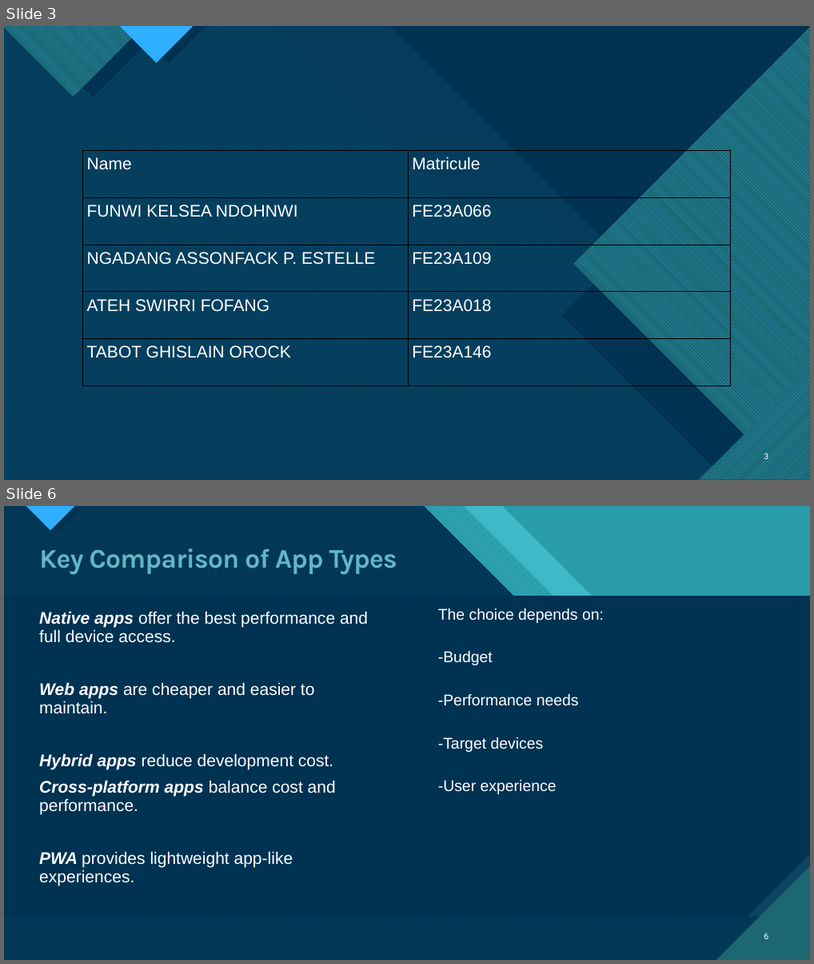
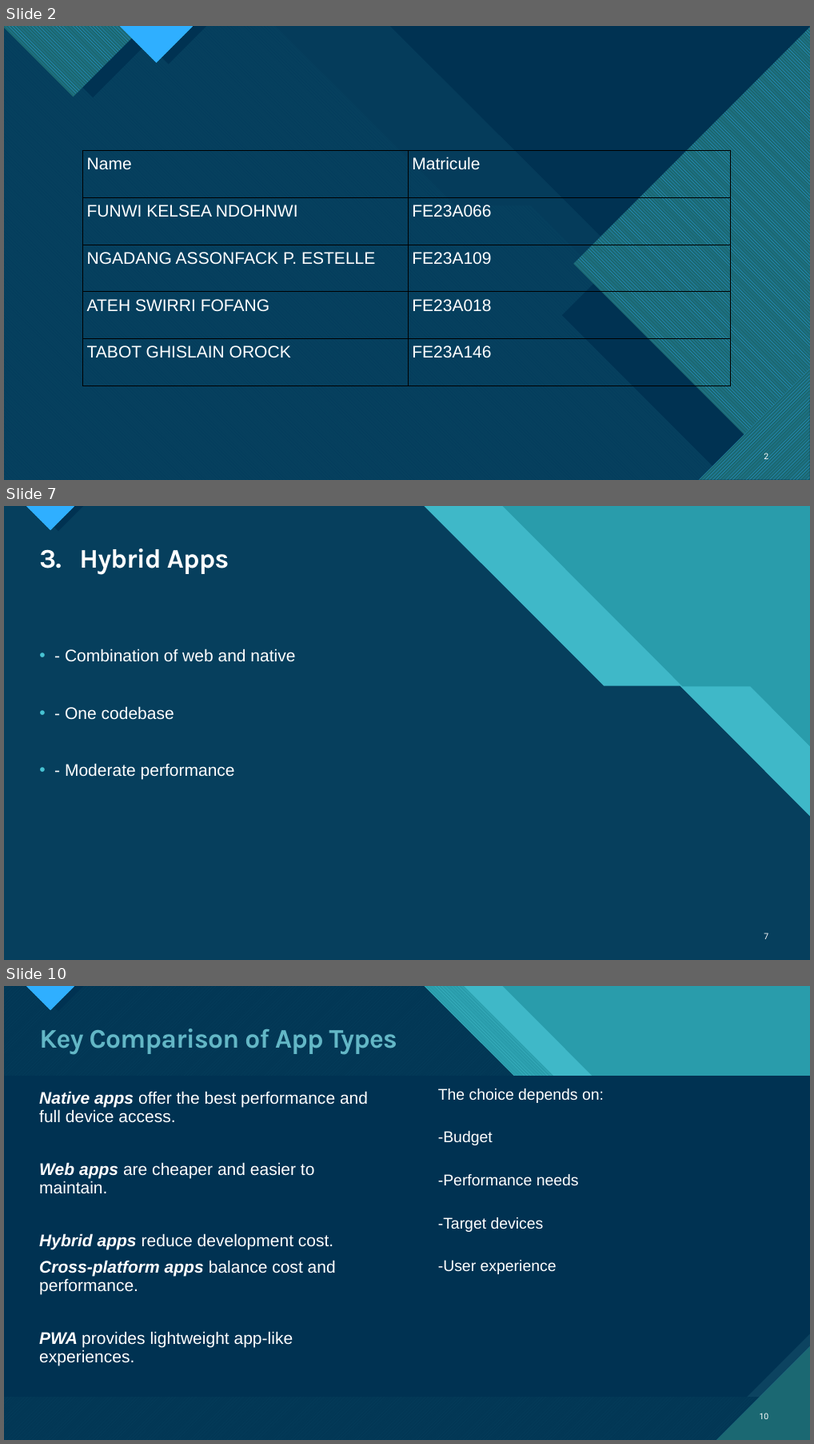
Before and after one commit to kelseafunwi/Group11SchoolWork, a slide deck: Task 1/Task 1 Mobile App Development.pptx. Shown one above the other, each under a label of ours: slides 3 and 6 before the commit, slides 2, 7 and 10 after it; the slides between them are not shown. The pictures are 814x964 and 814x1444 pixels, drawn with LibreOffice and Linux fonts; fonts in the diff are those of the drawing. Boxes give left, top, right and bottom in pixels: in the first picture for what was removed or moved away, otherwise in the second. Text is boxed around its words. In the diff, an @@ line names an element or a change of style, - is before the commit and + after.

```diff
--- a/Task 1/Task 1 Mobile App Development.pptx
+++ b/Task 1/Task 1 Mobile App Development.pptx
@@ slide 7 added at (4,506,810,960), background #47C3D3; not listed: 14 template elements that a slide beside it also shows @@
@@ title added at (39,548,230,575), 32 pt, text #FFFFFF, bold @@
+3. Hybrid Apps
@@ text added at (65,648,295,780), 20 pt, text #FFFFFF @@
+• - Combination of web and native
+• - One codebase
+• - Moderate performance
@@ page number added at (764,932,769,939), 10 pt, text #FFFFFF @@
+7
@@ what was slide 3 is now slide 2 @@
@@ what was slide 6 is now slide 10 @@
@@ page number at (760,1412,770,1419): text changed @@
-6
+10
```
Also in this commit, not shown: 5 slides changed, 10 other slides added, 1 slide removed.
